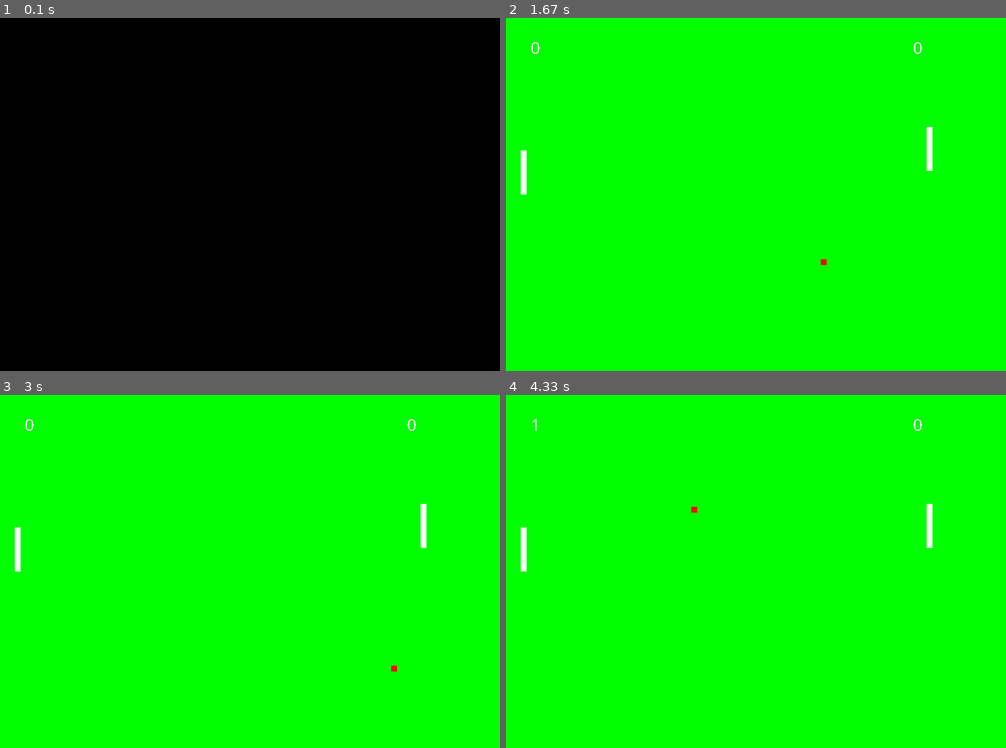
Above: before the commit, frames 1-4 (two rows, left to right).
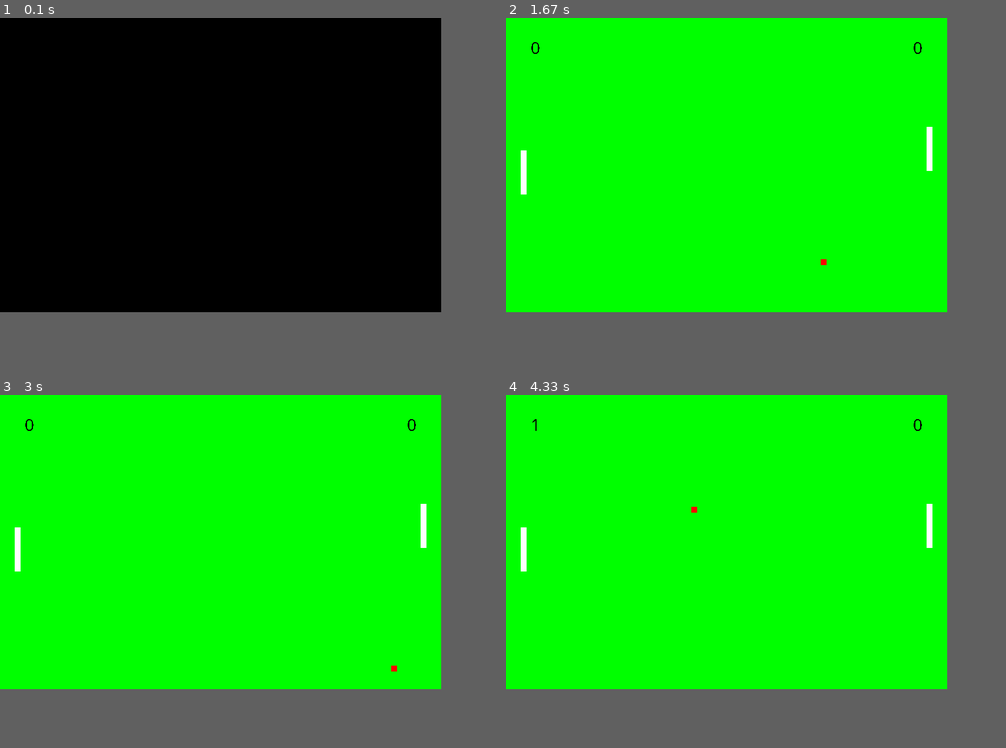
Above: after the commit, the same moments.

Repository: fbrnsyh23/Pong-Game
Game: pygame game, started from pygamepong.py
The game is run twice, just before and just after one commit, with the same random seed, the same clock (stepped at 60 frames per second) and the same inputs.
Inputs:
- Up to frame 1 (0.1 s): no input
- Up to frame 2 (1.67 s): hold Up 0.33-0.8 s; hold Down 0.83-1.13 s; hold S 0.83-1.13 s; hold Up 1.17-1.53 s; hold W 1.17-1.53 s; hold Down from 1.57 s (still down); hold S from 1.57 s (still down)
- Up to frame 3 (3 s): release Down at 1.93 s; release S at 1.93 s; hold Up 1.97-2.27 s; hold W 1.97-2.27 s; hold Down 2.3-2.6 s; hold S 2.3-2.6 s; hold Up from 2.63 s (still down); hold W from 2.63 s (still down)
- Up to frame 4 (4.33 s): release Up at 3 s; release W at 3 s; hold Down 3.03-3.4 s; hold S 3.03-3.4 s; hold Up 3.43-3.73 s; hold W 3.43-3.73 s; hold Down 3.77-4.07 s; hold S 3.77-4.07 s; hold Up from 4.1 s (still down); hold W from 4.1 s (still down)
In our replay, the window is 850x600 before the commit and 750x500 after it. These sizes can differ from the game's own. Grey fills any space a smaller window leaves; there, only what the larger window draws over its background counts as a difference.

The runs differ from the first frame. In frame 1, only the window size differs. In frame 2, less than 0.1% of the frame differs, in the area x 5-84%, y 6-11%; in frame 3, less than 0.1%; in frame 4, less than 0.1%.

Commit message:
Update pygamepong.py

Diff:
--- a/pygamepong.py
+++ b/pygamepong.py
@@ -6,7 +6,7 @@
 
 # Window setup
 
-win = pygame.display.set_mode((850, 600))
+win = pygame.display.set_mode((750, 500))
 
 pygame.display.set_caption('Pong')
 
@@ -81,13 +81,13 @@
     win.blit(text, textRect)
 
     # Player 1 Score
-    p1_score = font.render(str(paddle1.points), False, white)
+    p1_score = font.render(str(paddle1.points), False, black)
     p1Rect = p1_score.get_rect()
     p1Rect.center = (50, 50)
     win.blit(p1_score, p1Rect)
 
     # Player 2 Score
-    p2_score = font.render(str(paddle2.points), False, white)
+    p2_score = font.render(str(paddle2.points), False, black)
     p2Rect = p2_score.get_rect()
     p2Rect.center = (700, 50)
     win.blit(p2_score, p2Rect)
